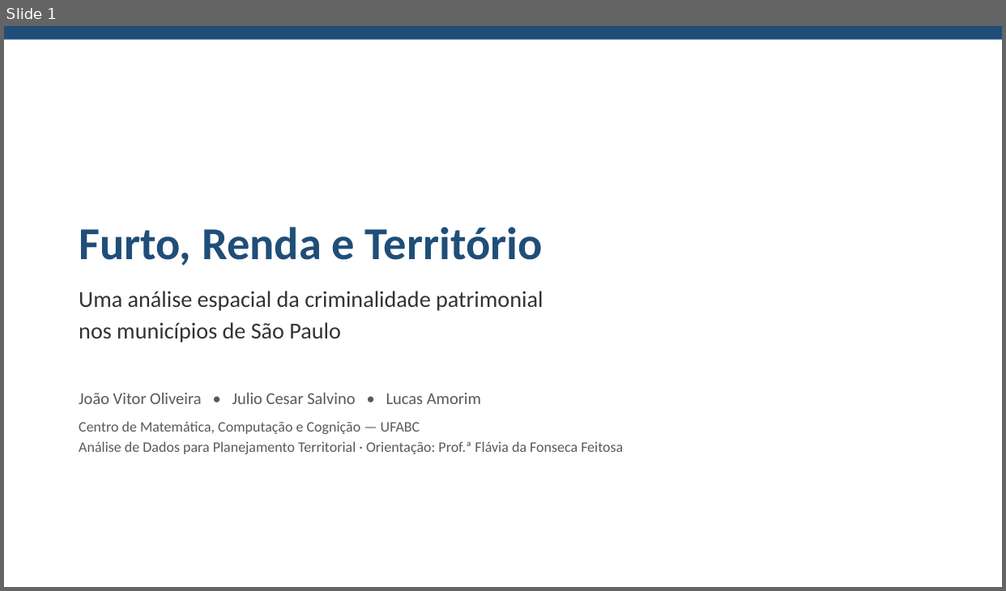
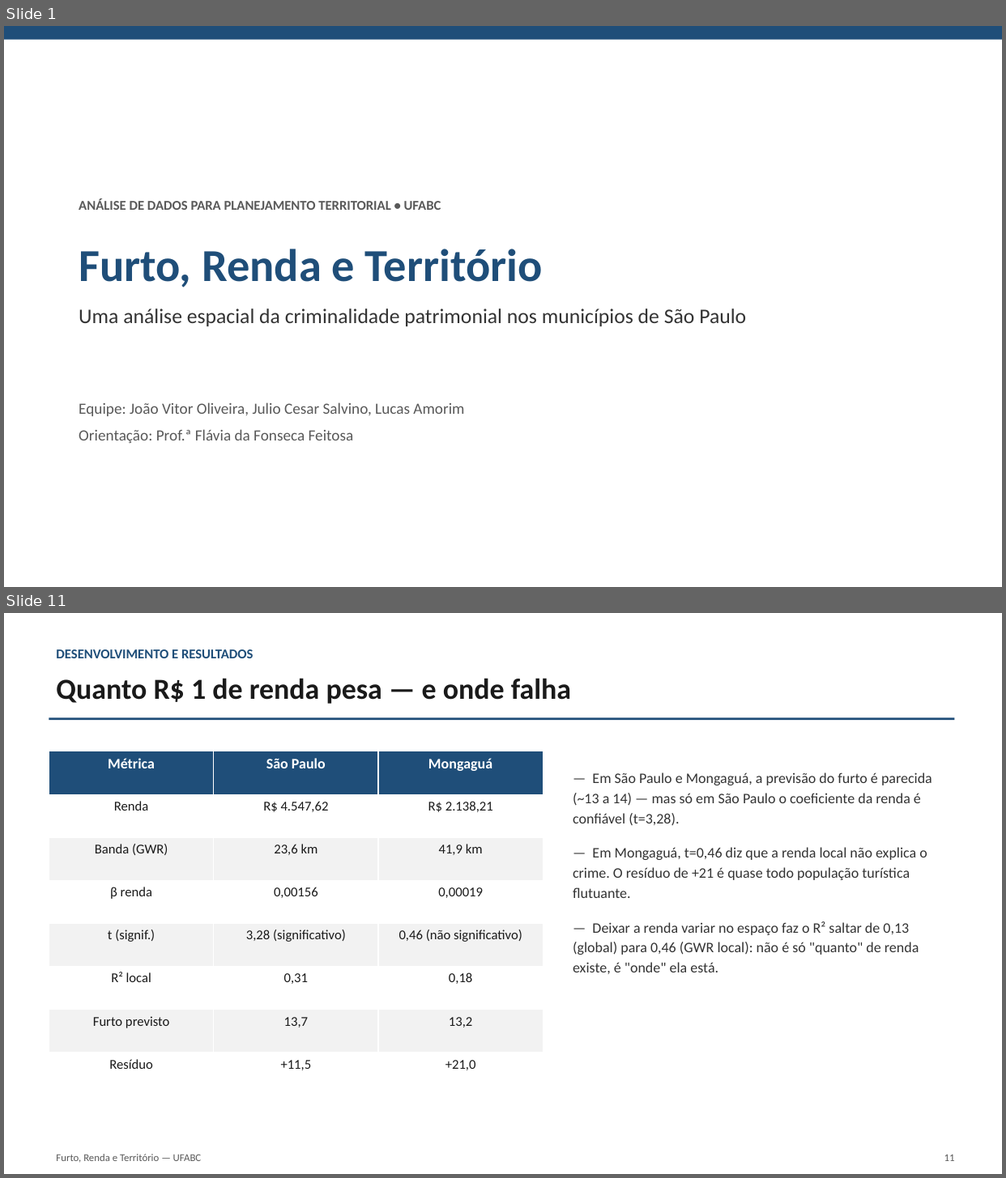
Before and after one commit to euusoujc/territory, a slide deck: slides/apresentacao_final.pptx. Shown one above the other, each under a label of ours: slide 1 before the commit, slides 1 and 11 after it; the slides between them are not shown. The pictures are 1006x591 and 1006x1178 pixels, drawn with LibreOffice and Linux fonts; fonts in the diff are those of the drawing. Boxes give left, top, right and bottom in pixels: in the first picture for what was removed or moved away, otherwise in the second. Text is boxed around its words. In the diff, an @@ line names an element or a change of style, - is before the commit and + after.

Commit message:
refact: apresentação reduzida a 13 slides, sem metodologia, ~10 min
A orientação avaliou que o passo a passo de metodologia não é necessário
na apresentação (ele continua completo no artigo em LaTeX). Reestrutura
os slides fundindo a ordem/estilo de uma referência da equipe com o
conteúdo já validado do projeto:

- Remove o slide de metodologia isolado.
- Adiciona "por que o furto" (outliers por crime, dispersoes_taxas_renda)
  e a matriz de correlação de Pearson, explicitando por que furto foi
  escolhido como variável dependente entre os três crimes.
- Condensa spatial error / GWR renda / GWR+litoral em um único slide de
  três caixas, e funde contrafactual + resíduos por grupo.
- Adiciona um exemplo concreto (São Paulo x Mongaguá) com os coeficientes
  locais do GWR, e uma conclusão numerada de 5 pontos em slide único.
- 15 -> 13 slides. docs/guia_apresentacao.md reescrito para a nova ordem,
  com novas perguntas prováveis da banca.

```diff
--- a/slides/apresentacao_final.pptx
+++ b/slides/apresentacao_final.pptx
@@ slide 11 added at bbox=[4, 613, 1002, 1174], background #FFFFFF @@
@@ text added at bbox=[56, 649, 253, 658], 13 pt, text #1F4E79, bold @@
+DESENVOLVIMENTO E RESULTADOS
@@ text added at bbox=[56, 678, 571, 704], 28 pt, text #1A1A1A, bold @@
+Quanto R$ 1 de renda pesa — e onde falha
@@ rectangle added at bbox=[49, 717, 955, 720], fill #1F4E79 @@
@@ table added at bbox=[49, 752, 543, 1096], 8 rows, 3 columns @@
+Métrica | São Paulo | Mongaguá
+Renda | R$ 4.547,62 | R$ 2.138,21
+Banda (GWR) | 23,6 km | 41,9 km
+β renda | 0,00156 | 0,00019
+t (signif.) | 3,28 (significativo) | 0,46 (não significativo)
+R² local | 0,31 | 0,18
+Furto previsto | 13,7 | 13,2
+Resíduo | +11,5 | +21,0
@@ text added at bbox=[573, 773, 932, 974], 14 pt, text #333333 @@
+— Em São Paulo e Mongaguá, a previsão do furto é parecida (~13 a 14) — mas só em São Paulo o coeficiente da renda é confiável (t=3,28).
+— Em Mongaguá, t=0,46 diz que a renda local não explica o crime. O resíduo de +21 é quase todo população turística flutuante.
+— Deixar a renda variar no espaço faz o R² saltar de 0,13 (global) para 0,46 (GWR local): não é só "quanto" de renda existe, é "onde" ela está.
@@ text added at bbox=[56, 1154, 202, 1163], 10 pt, text #595959 @@
+Furto, Renda e Território — UFABC
@@ text added at bbox=[944, 1155, 955, 1161], 10 pt, text #595959 @@
+11
@@ slide 1 changed as well @@
@@ text added at bbox=[79, 199, 441, 210], 13 pt, text #595959, bold @@
+ANÁLISE DE DADOS PARA PLANEJAMENTO TERRITORIAL • UFABC
@@ text "Furto, Renda e Território": place and size @@
-text "Furto, Renda e Território" at bbox=[79, 227, 543, 266]
+text "Furto, Renda e Território" at bbox=[79, 249, 543, 288]
@@ text at bbox=[79, 309, 746, 327]: text changed; size 22 to 20 pt @@
-Uma análise espacial da criminalidade patrimonial
-nos municípios de São Paulo
+Uma análise espacial da criminalidade patrimonial nos municípios de São Paulo
@@ text at bbox=[79, 403, 464, 416]: text changed; size 16 to 15 pt @@
-João Vitor Oliveira • Julio Cesar Salvino • Lucas Amorim
+Equipe: João Vitor Oliveira, Julio Cesar Salvino, Lucas Amorim
@@ text at bbox=[79, 429, 354, 443]: text changed; size 14 to 15 pt @@
-Centro de Matemática, Computação e Cognição — UFABC
-Análise de Dados para Planejamento Territorial · Orientação: Prof.ª Flávia da Fonseca Feitosa
+Orientação: Prof.ª Flávia da Fonseca Feitosa
```
Also in this commit, not shown: 7 other slides changed, 4 other slides added, 7 slides removed, 3 other files.
